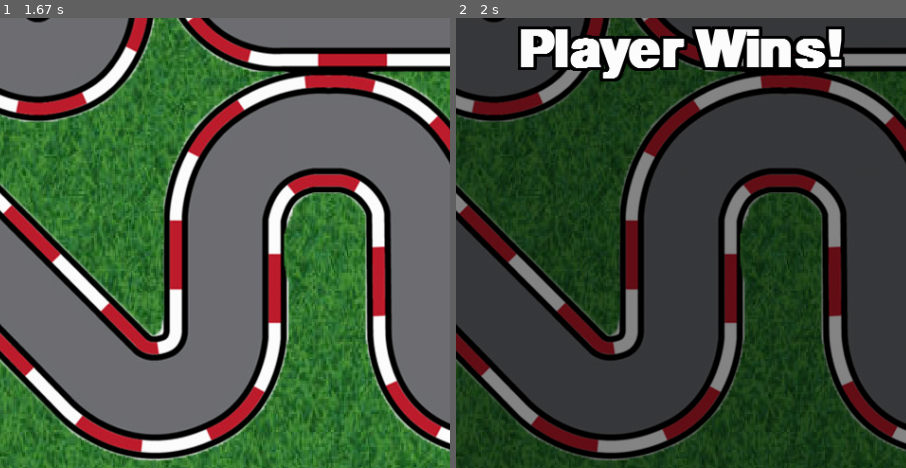
Above: before the commit, frames 1-2 (left to right).
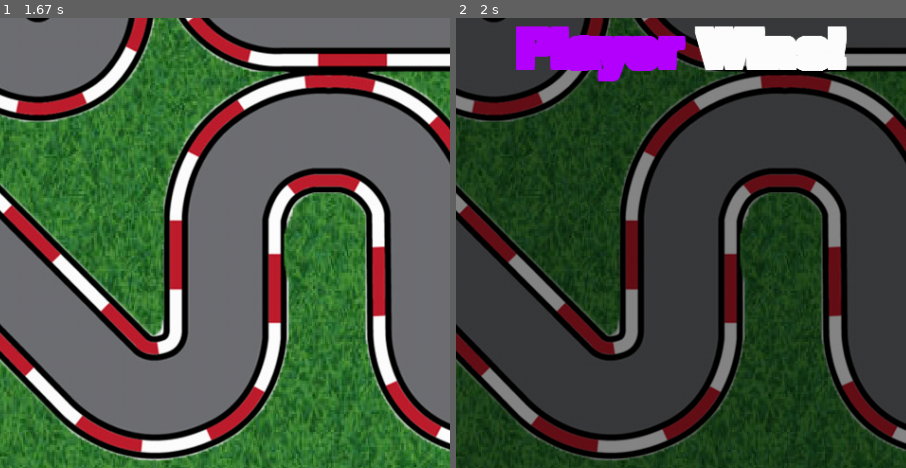
Above: after the commit, the same moments.

Repository: AmirmasoudCS/Pygame-Course
Game: pygame game, started from project_04/main.py
The game is run twice, just before and just after one commit, with the same random seed, the same clock (stepped at 60 frames per second) and the same inputs.
Inputs:
- Up to frame 1 (1.67 s): hold A 0.33-0.87 s; hold A 1.23-1.63 s
- Up to frame 2 (2 s): hold W from 1.67 s (still down)
The pictures show only the part of the screen within x 25-75%, y 46-96%; the shares and areas given below are measured in that part.

Frame 1 is identical in both runs. In frame 2, 4.6% of the frame differs, in the area x 13-87%, y 1-15%.

Commit message:
Updating the winner text color

Diff:
--- a/project_04/main.py
+++ b/project_04/main.py
@@ -234,40 +234,70 @@
     computer_car.draw(window)
 
     if race_finished:
-
         window.blit(DARK_OVERLAY, (0, 0))
+
         font = pygame.font.Font(None, 80)
         font.set_bold(True)
 
-        text = font.render(
-            f"{winner} Wins!",
+        if winner == "Player":
+            winner_color = (180, 0, 255)  # Purple
+        else:
+            winner_color = (255, 0, 0)    # Red
+
+        # Render each part separately
+        winner_text = font.render(
+            winner,
+            True,
+            winner_color
+        )
+
+        wins_text = font.render(
+            " Wins!",
             True,
             (255, 255, 255)
         )
 
-        text_rect = text.get_rect(
-            center=(WIDTH // 2, HEIGHT // 2)
-        )
+        # Calculate total size
+        total_width = winner_text.get_width() + wins_text.get_width()
+        total_height = max(
+            winner_text.get_height(),
+            wins_text.get_height()
+        )
+
+        text_x = WIDTH // 2 - total_width // 2
+        text_y = HEIGHT // 2 - total_height // 2
+
+        outline_size = 3
 
         # Draw black outline
-        outline_size = 3
-
         for dx in range(-outline_size, outline_size + 1):
             for dy in range(-outline_size, outline_size + 1):
-                outline_rect = text_rect.copy()
-                outline_rect.x += dx
-                outline_rect.y += dy
                 window.blit(
-                    font.render(
-                        f"{winner} Wins!",
-                        True,
-                        (0, 0, 0)
-                    ),
-                    outline_rect
+                    winner_text,
+                    (text_x + dx, text_y + dy)
                 )
-
-        # Draw main text
-        window.blit(text, text_rect)
+                window.blit(
+                    wins_text,
+                    (
+                        text_x + winner_text.get_width() + dx,
+                        text_y + dy
+                    )
+                )
+
+        # Draw colored winner name
+        window.blit(
+            winner_text,
+            (text_x, text_y)
+        )
+
+        # Draw white "Wins!"
+        window.blit(
+            wins_text,
+            (
+                text_x + winner_text.get_width(),
+                text_y
+            )
+        )
 
     if DEV_MODE:
         draw_debug(window)
